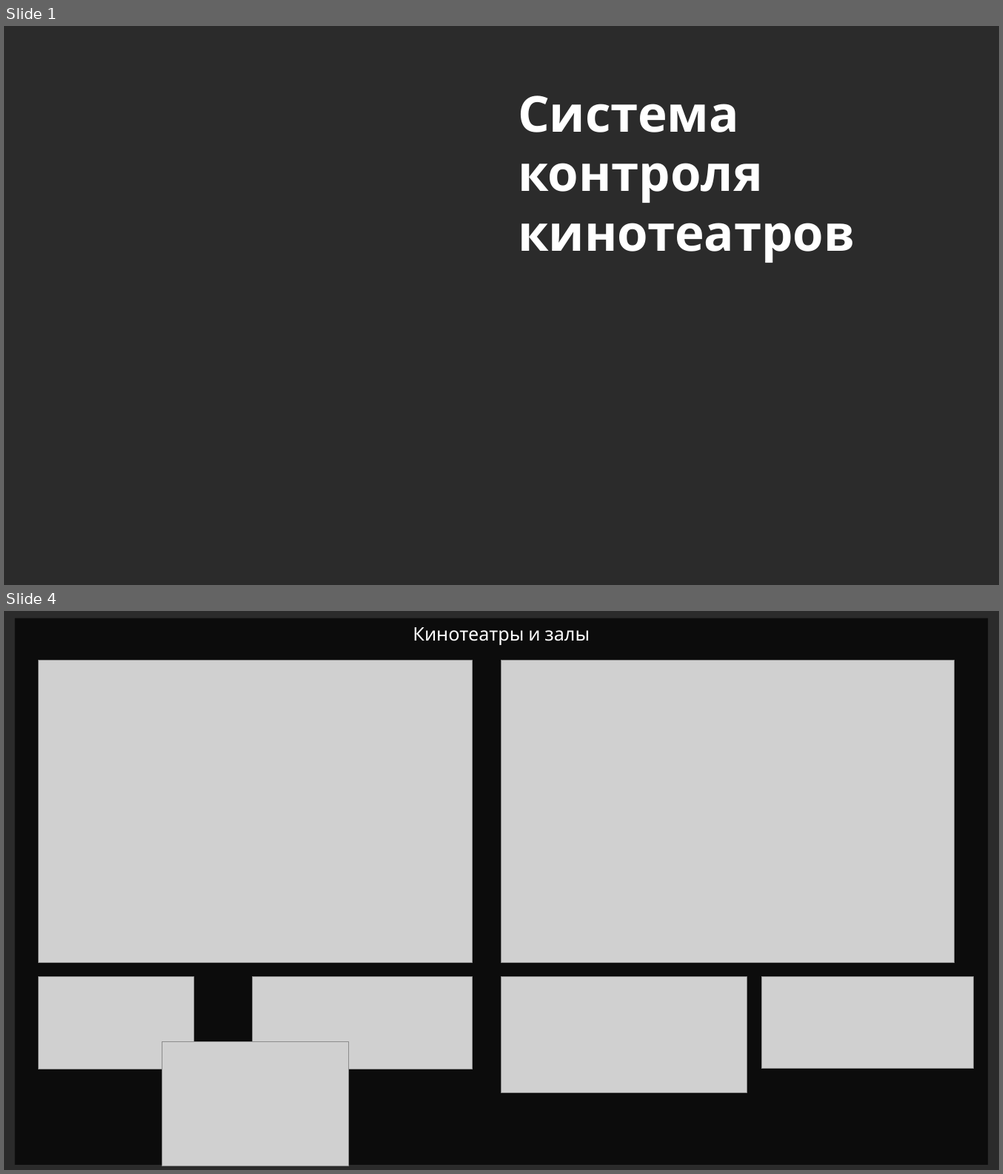
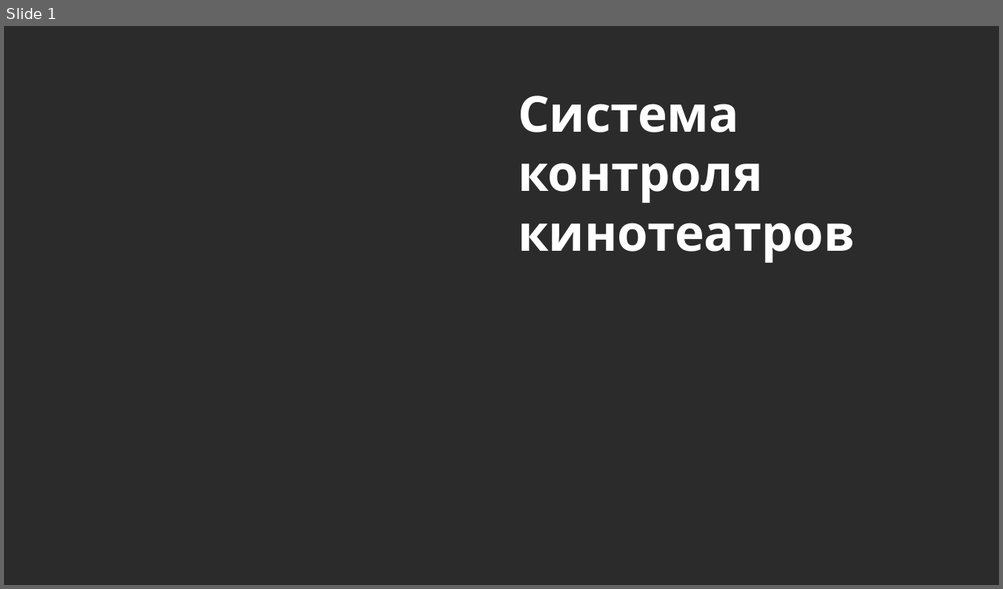
Before and after one commit to fivan999/cinema-controlling-system, a slide deck: data/description_files/cinema-controlling-system.pptm. Shown one above the other, each under a label of ours: slides 1 and 4 before the commit, slide 1 after it; the slides between them are not shown. The pictures are 1003x1174 and 1003x589 pixels, drawn with LibreOffice and Linux fonts; fonts in the diff are those of the drawing; grey boxes stand for pictures; background and template pictures are left out; a plain dark background stands for a picture behind light text. Boxes give left, top, right and bottom in pixels: in the first picture for what was removed or moved away, otherwise in the second. Text is boxed around its words. In the diff, an @@ line names an element or a change of style, - is before the commit and + after.

```diff
--- a/data/description_files/cinema-controlling-system.pptm
+++ b/data/description_files/cinema-controlling-system.pptm
@@ slide 4 removed at (x1=4, y1=611, x2=999, y2=1170), background picture (left out) @@
@@ rectangle removed at (x1=15, y1=618, x2=988, y2=1165) @@
@@ text removed at (x1=412, y1=627, x2=589, y2=645) @@
-Кинотеатры и залы
@@ picture removed at (x1=38, y1=661, x2=472, y2=963) @@
@@ picture removed at (x1=502, y1=661, x2=955, y2=963) @@
@@ picture removed at (x1=38, y1=977, x2=193, y2=1070) @@
@@ picture removed at (x1=253, y1=977, x2=472, y2=1070) @@
@@ picture removed at (x1=502, y1=977, x2=747, y2=1093) @@
@@ picture removed at (x1=761, y1=977, x2=973, y2=1069) @@
@@ picture removed at (x1=162, y1=1042, x2=349, y2=1167) @@
```
Also in this commit, not shown: 5 slides changed, 13 slides added, 3 other slides removed, 3 other files.
